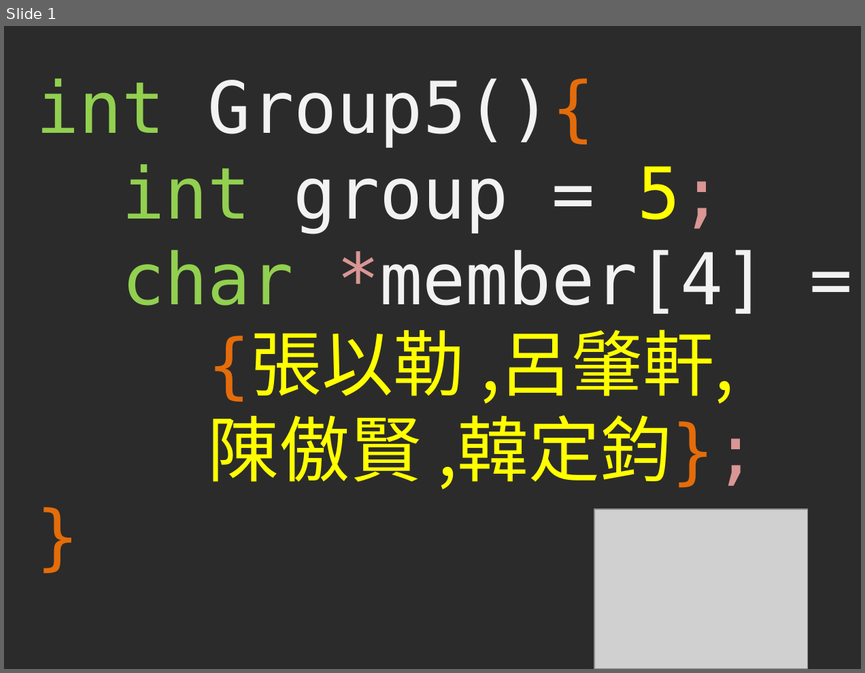
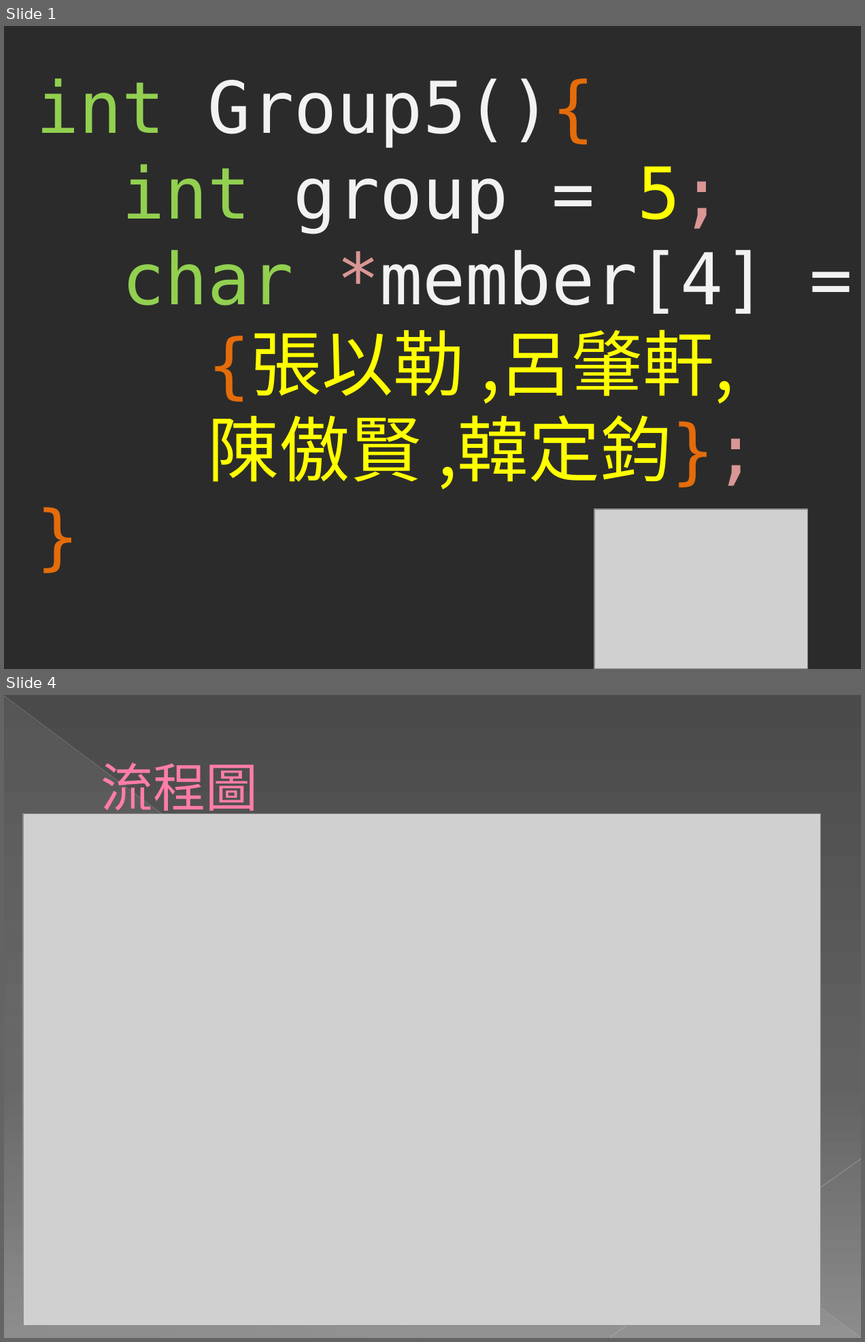
Before and after one commit to hihison/Group5_Project, a slide deck: 001.pptx. Shown one above the other, each under a label of ours: slide 1 before the commit, slides 1 and 4 after it; the slides between them are not shown. The pictures are 865x673 and 865x1342 pixels, drawn with LibreOffice and Linux fonts; fonts in the diff are those of the drawing; grey boxes stand for pictures; background and template pictures are left out; a plain dark background stands for a picture behind light text. Boxes give left, top, right and bottom in pixels: in the first picture for what was removed or moved away, otherwise in the second. Text is boxed around its words. In the diff, an @@ line names an element or a change of style, - is before the commit and + after.

```diff
--- a/001.pptx
+++ b/001.pptx
@@ slide 4 added at bbox=[4, 695, 861, 1338], background gradient #4A4A4A to #626262 to #8C8C8C @@
@@ line added from (4, 696) to (860, 1337), #BFBFBF 0.39 pt @@
@@ right triangle added at bbox=[5, 697, 860, 1338], fill gradient #D2D2D2 @@
@@ title added at bbox=[101, 763, 258, 819], 44 pt, text #FF7DA7 @@
+流程圖
@@ picture added at bbox=[23, 814, 820, 1325] @@
@@ line added from (861, 1159) to (610, 1337), #C6C6C6 0.47 pt @@
```
Also in this commit, not shown: 4 slides changed, 5 other slides added, 5 slides removed.
